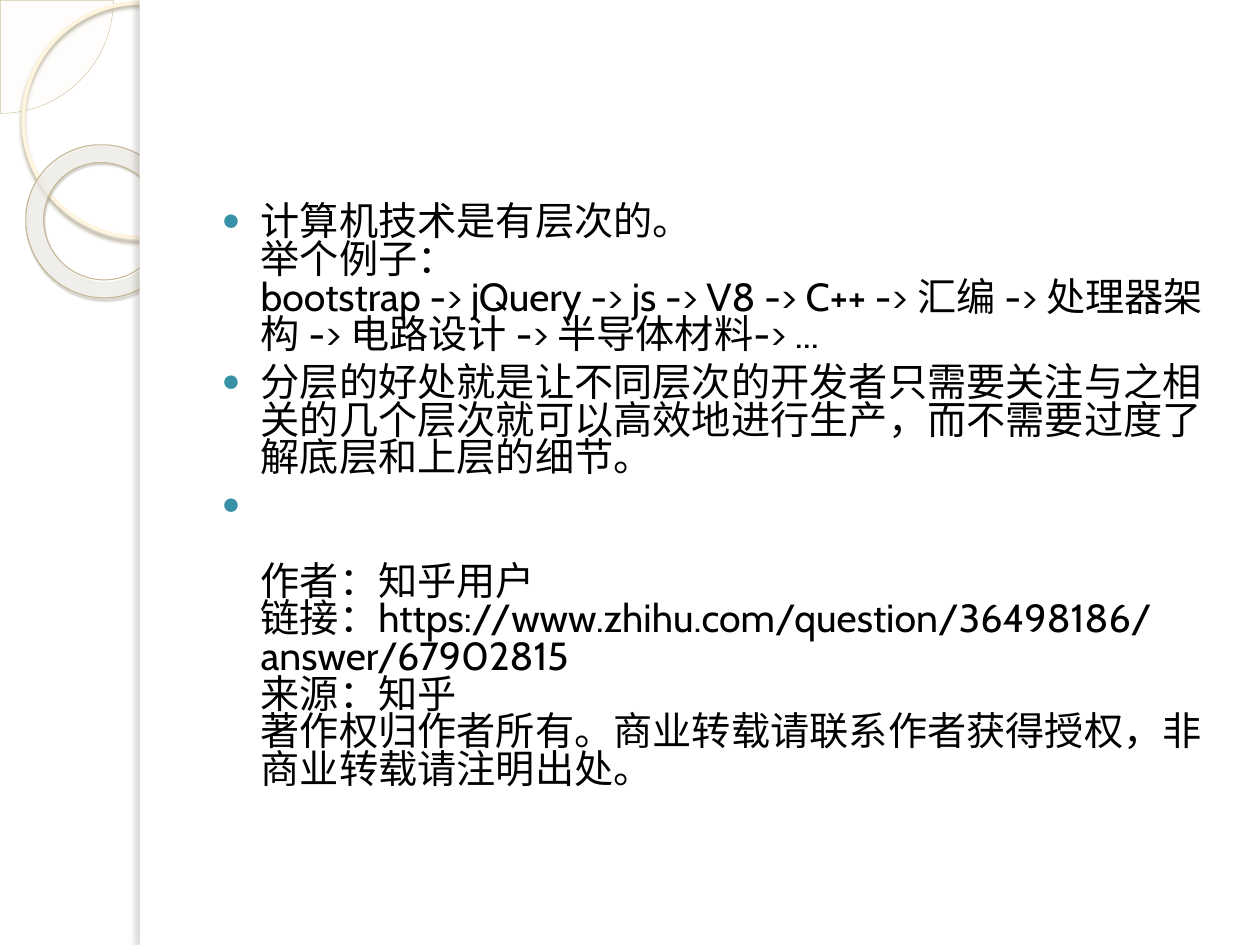
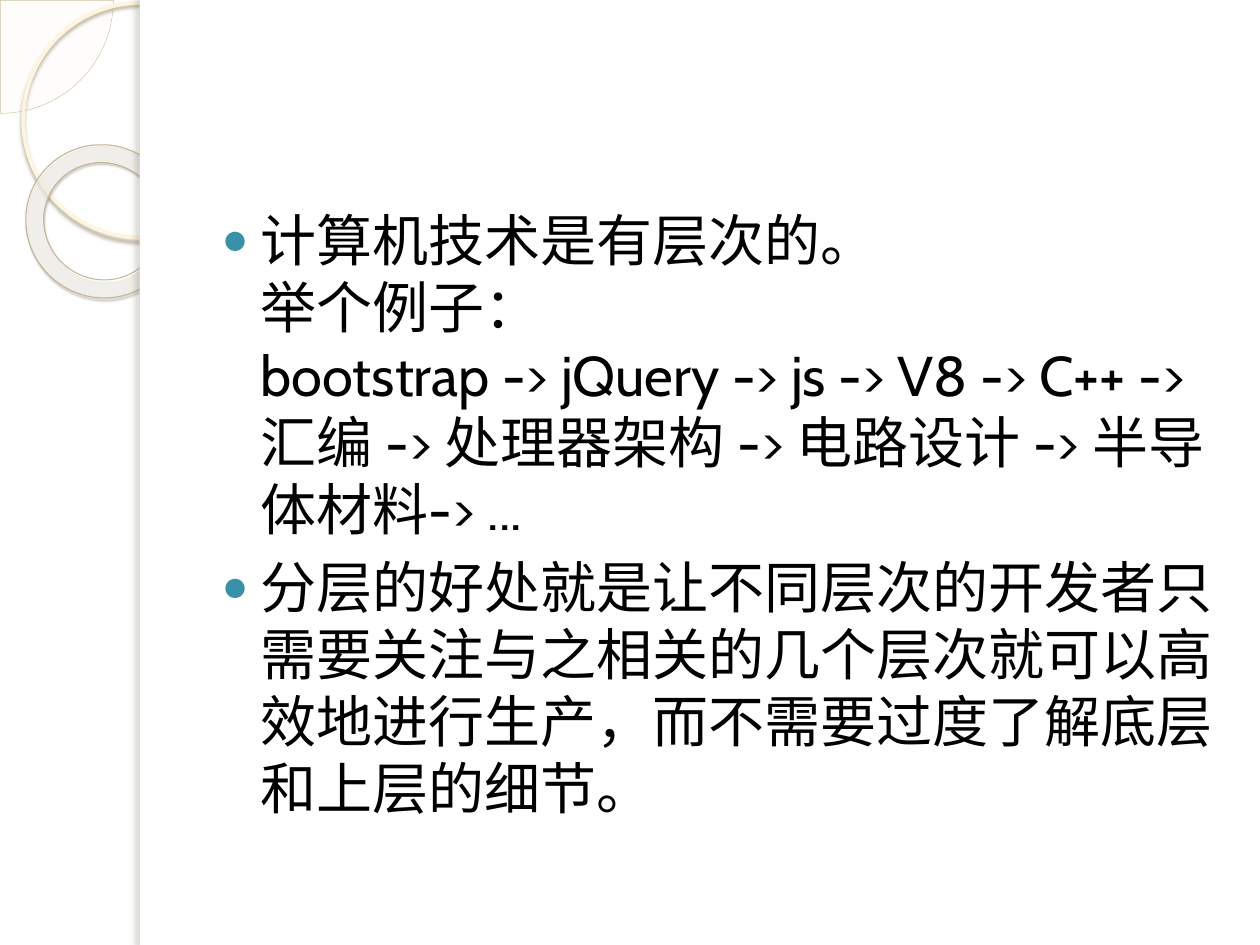
Before and after one commit to q315506754/algorithem, a slide deck: slide 17 of ps/js/演示文稿.pptx (slide 13 before the commit). Drawn at 1260x945 pixels with LibreOffice and Linux fonts; fonts in the diff are those of the drawing; background and template pictures are left out. Boxes give left, top, right and bottom in pixels: in the first picture for what was removed or moved away, otherwise in the second. Text is boxed around its words. In the diff, an @@ line names an element or a change of style, - is before the commit and + after.

```diff
--- a/ps/js/演示文稿.pptx
+++ b/ps/js/演示文稿.pptx
@@ text "计算机技术是有层次的。 举个例子： bootstrap -> jQuery ..." at bbox=[261, 213, 1213, 814]: size 22.4 to 32 pt; line spacing 0.8 to 1 @@
@@ text at bbox=[261, 562, 1202, 787]: paragraph removed @@
-● 作者：知乎用户
-  链接：https://www.zhihu.com/question/36498186/answer/67902815
-  来源：知乎
-  著作权归作者所有。商业转载请联系作者获得授权，非商业转载请注明出处。
```
Also in this commit, not shown: 1 other slide changed, 4 slides added, 2 other files.
